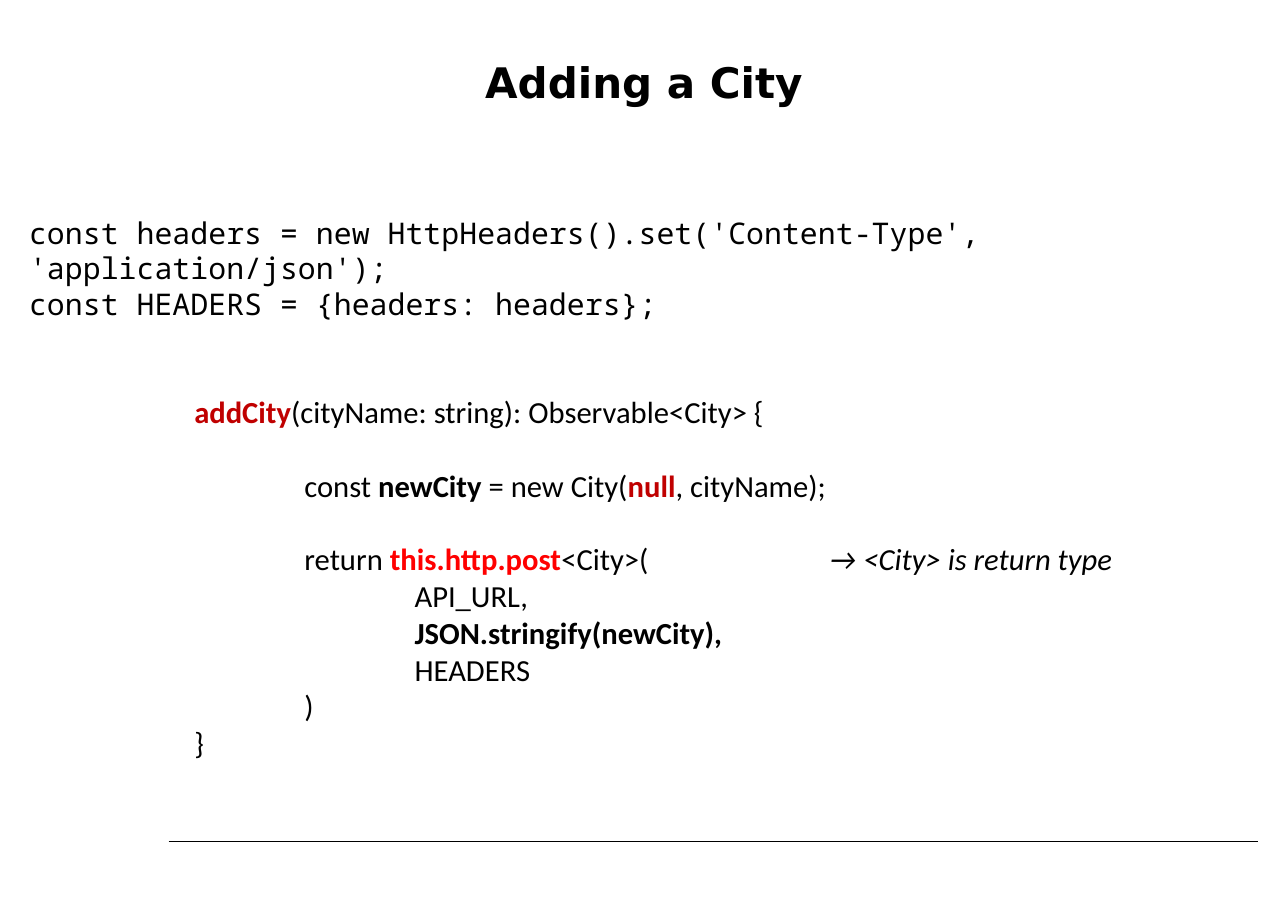
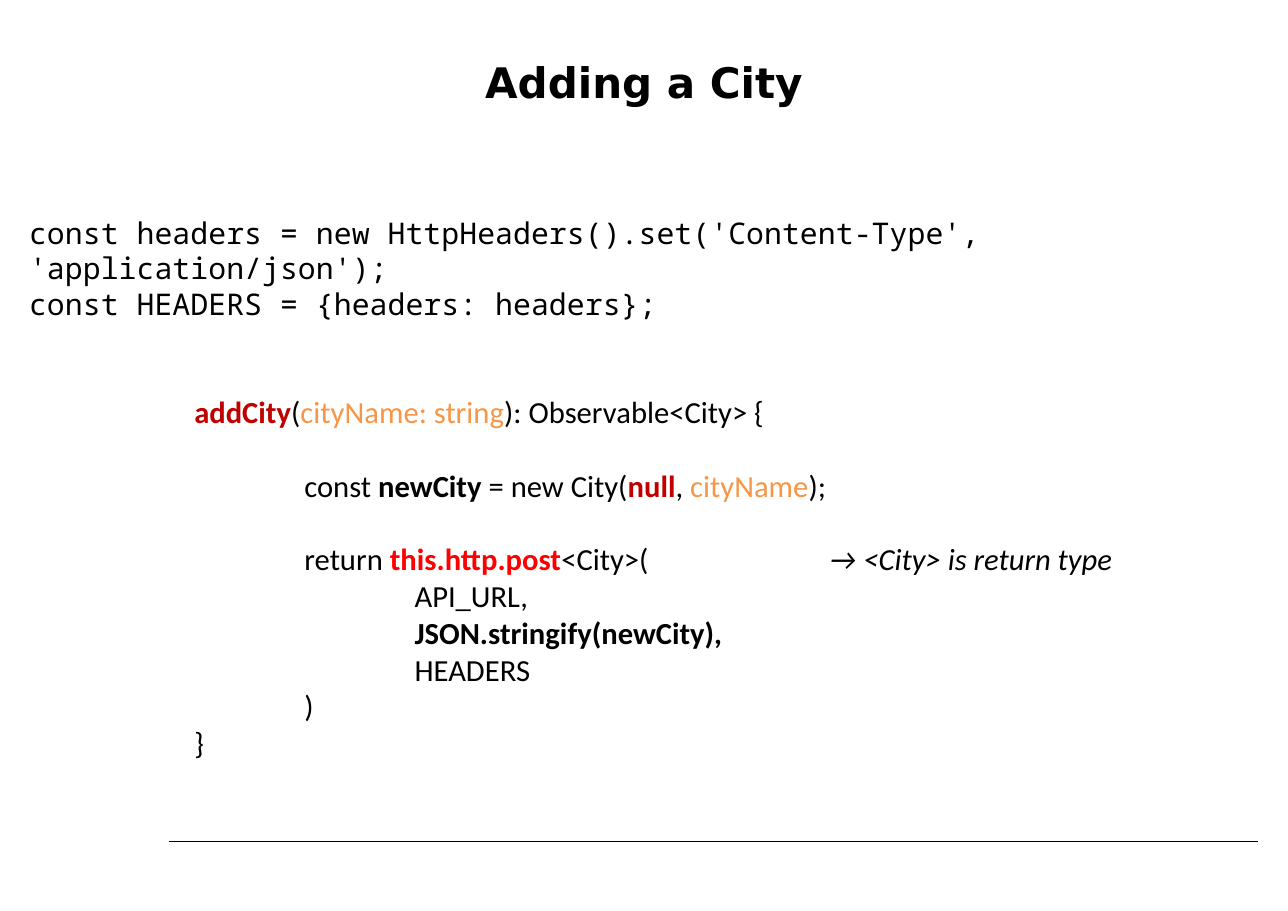
Before and after one commit to petereijgermans11/workshop-angular10, a slide deck: slide 37 of PPT/03- Angular Service.pptx. Drawn at 1288x911 pixels with LibreOffice and Linux fonts; fonts in the diff are those of the drawing. Boxes give left, top, right and bottom in pixels: in the first picture for what was removed or moved away, otherwise in the second. Text is boxed around its words. In the diff, an @@ line names an element or a change of style, - is before the commit and + after.

```diff
--- a/PPT/03- Angular Service.pptx
+++ b/PPT/03- Angular Service.pptx
@@ text at (194,400,826,502): text colour #000000 to #F79646 in "addCity(cityName: string):", "cityName);" @@
```
Also in this commit, not shown: 3 other slides changed.
